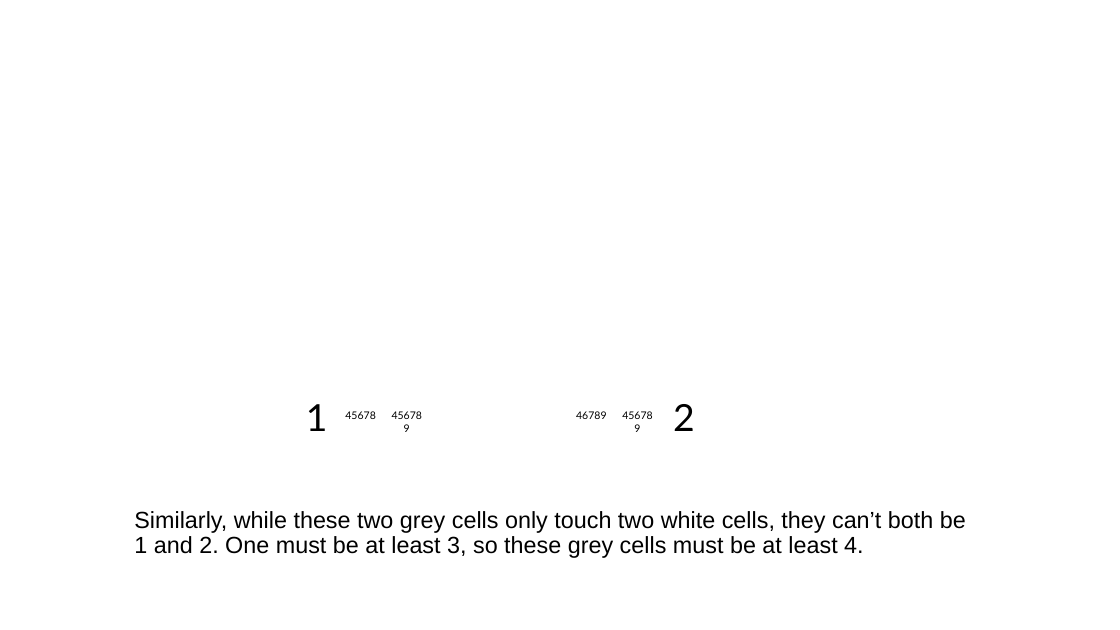
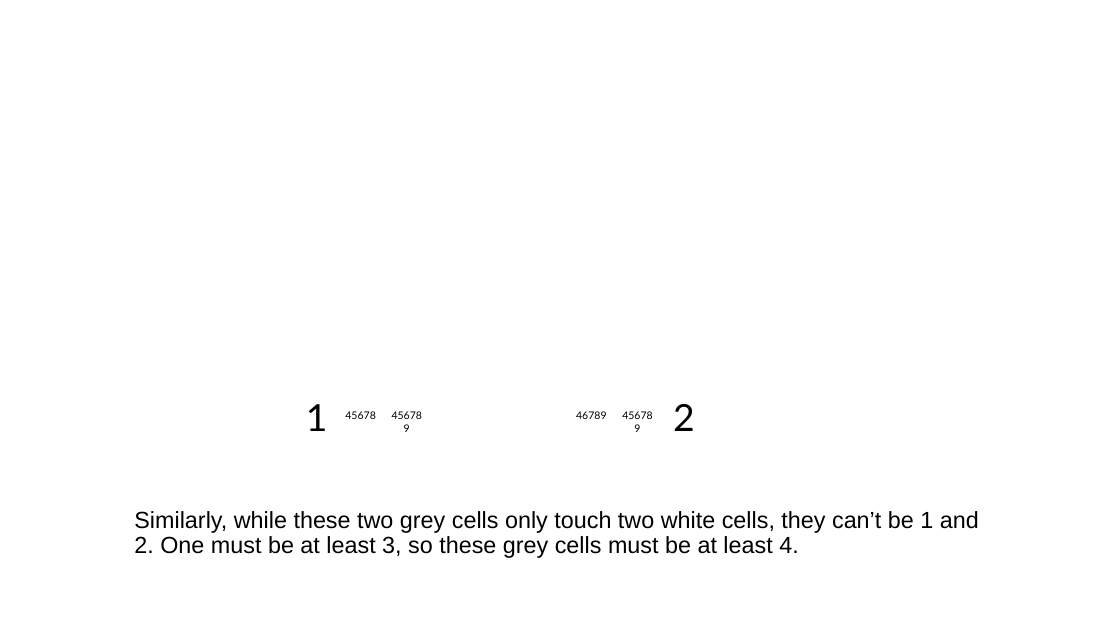
Before and after one commit to jhardis/WSJ_Number_Puzzles, a slide deck: slide 4 of 20260404_2.pptx. Drawn at 1120x630 pixels with LibreOffice and Linux fonts; fonts in the diff are those of the drawing; background and template pictures are left out. Boxes give left, top, right and bottom in pixels: in the first picture for what was removed or moved away, otherwise in the second. Text is boxed around its words. In the diff, an @@ line names an element or a change of style, - is before the commit and + after.

```diff
--- a/20260404_2.pptx
+++ b/20260404_2.pptx
@@ text at (x1=134, y1=511, x2=979, y2=558): text changed @@
-Similarly, while these two grey cells only touch two white cells, they can’t both be 1 and 2. One must be at least 3, so these grey cells must be at least 4.
+Similarly, while these two grey cells only touch two white cells, they can’t be 1 and 2. One must be at least 3, so these grey cells must be at least 4.
```
Also in this commit, not shown: 30 other slides changed, 3 slides removed.
